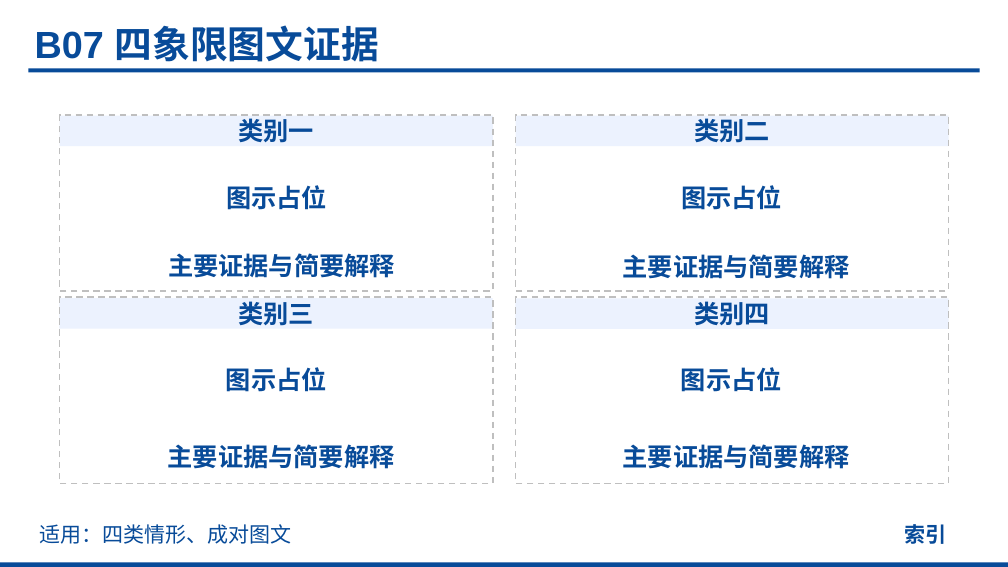
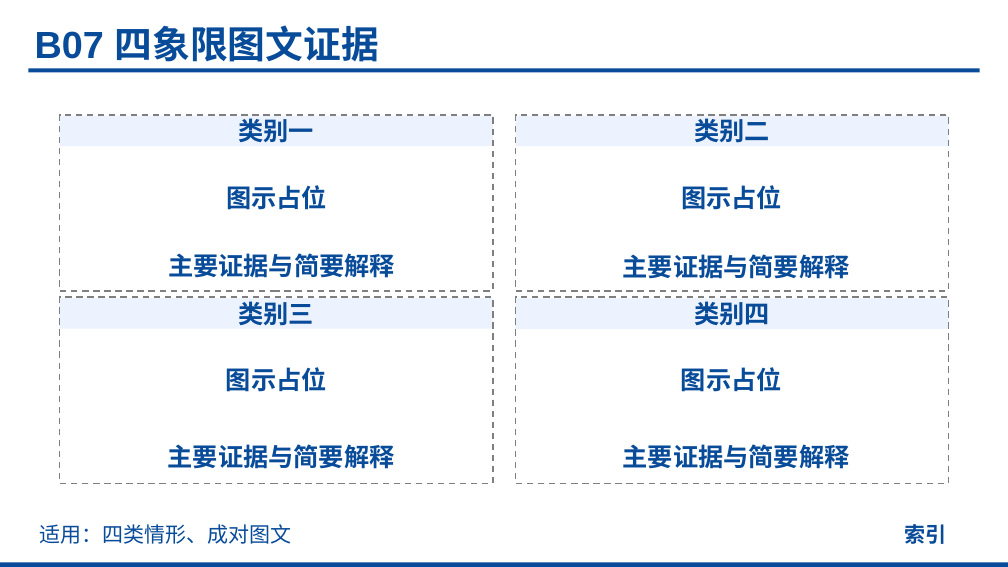
Before and after one commit to realihang/academic-ppt-skill, a slide deck: slide 25 of assets/element-reference.pptx. Drawn at 1008x567 pixels with LibreOffice and Linux fonts; fonts in the diff are those of the drawing. Boxes give left, top, right and bottom in pixels: in the first picture for what was removed or moved away, otherwise in the second. Text is boxed around its words. In the diff, an @@ line names an element or a change of style, - is before the commit and + after.

```diff
--- a/assets/element-reference.pptx
+++ b/assets/element-reference.pptx
@@ outline #BFBFBF 1.5 pt dashed to #7F7F7F 1.5 pt dashed in 4 elements at <box>60,115,493,291</box>, <box>516,115,949,291</box>, <box>60,297,493,483</box>, <box>516,297,949,483</box> @@
```
Also in this commit, not shown: 25 other slides changed, 9 other files.
